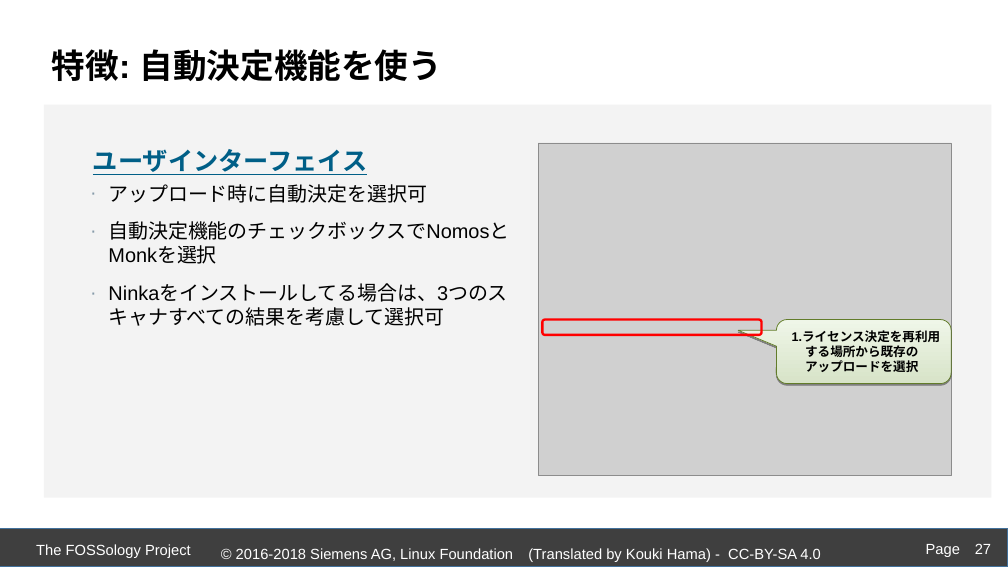
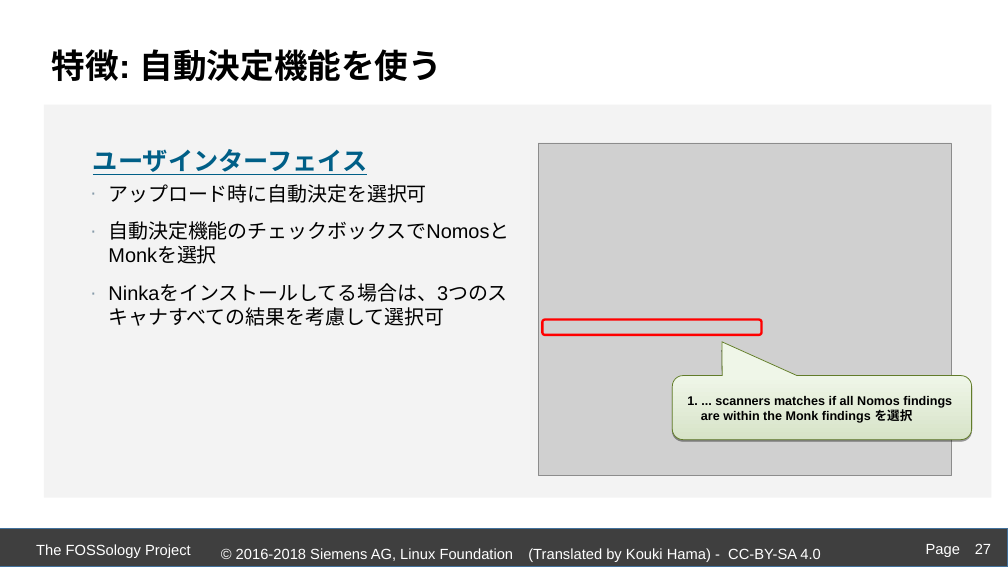
Before and after one commit to fossology/FOSSologySlides, a slide deck: slide 27 of Module-D-JPN-Acceleration-Features.pptx. Drawn at 1008x567 pixels with LibreOffice and Linux fonts; fonts in the diff are those of the drawing; grey boxes stand for pictures; background and template pictures are left out. Boxes give left, top, right and bottom in pixels: in the first picture for what was removed or moved away, otherwise in the second. Text is boxed around its words. In the diff, an @@ line names an element or a change of style, - is before the commit and + after.

```diff
--- a/Module-D-JPN-Acceleration-Features.pptx
+++ b/Module-D-JPN-Acceleration-Features.pptx
@@ rounded speech box "1. ... scanners matches if ...": place and size @@
-rounded speech box "1. ... scanners matches if ..." at box(777, 320, 951, 384)
+rounded speech box "1. ... scanners matches if ..." at box(672, 376, 972, 440)
@@ rounded speech box "1. ... scanners matches if ..." at box(672, 376, 972, 440): proportions changed @@
@@ text in rounded speech box at box(687, 396, 952, 423): text changed @@
-1.ライセンス決定を再利用する場所から既存のアップロードを選択
+1. ... scanners matches if all Nomos findings are within the Monk findings を選択
```
Also in this commit, not shown: 15 other slides changed.
